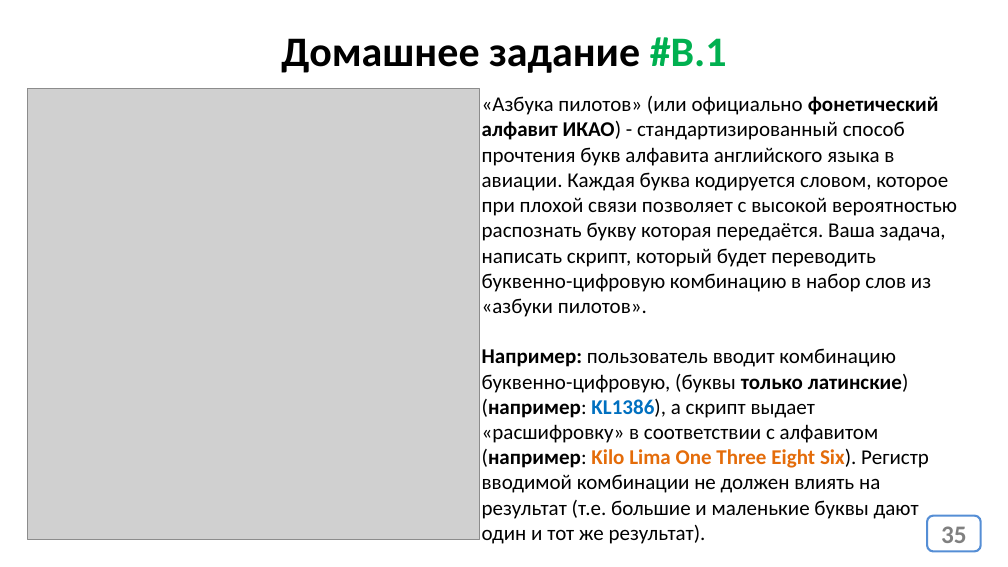
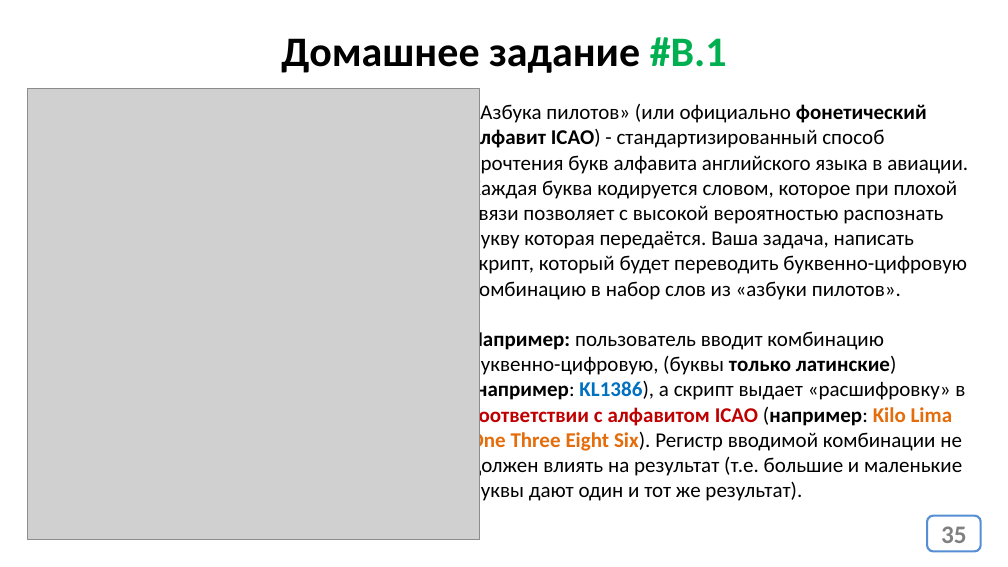
Before and after one commit to js-14-ort-dnipro/lesson02, a slide deck: slide 35 of lesson02.pptx. Drawn at 1008x567 pixels with LibreOffice and Linux fonts; fonts in the diff are those of the drawing; grey boxes stand for pictures. Boxes give left, top, right and bottom in pixels: in the first picture for what was removed or moved away, otherwise in the second. Text is boxed around its words. In the diff, an @@ line names an element or a change of style, - is before the commit and + after.

```diff
--- a/lesson02.pptx
+++ b/lesson02.pptx
@@ text at bbox=[470, 102, 968, 504]: text changed @@
-«Азбука пилотов» (или официально фонетический алфавит ИКАО) - стандартизированный способ прочтения букв алфавита английского языка в авиации. Каждая буква кодируется словом, которое при плохой связи позволяет с высокой вероятностью распознать букву которая передаётся. Ваша задача, написать скрипт, который будет переводить буквенно-цифровую комбинацию в набор слов из «азбуки пилотов».
-Например: пользователь вводит комбинацию буквенно-цифровую, (буквы только латинские) (например: KL1386), а скрипт выдает «расшифровку» в соответствии с алфавитом (например: Kilo Lima One Three Eight Six). Регистр вводимой комбинации не должен влиять на результат (т.е. большие и маленькие буквы дают один и тот же результат).
+«Азбука пилотов» (или официально фонетический алфавит ICAO) - стандартизированный способ прочтения букв алфавита английского языка в авиации. Каждая буква кодируется словом, которое при плохой связи позволяет с высокой вероятностью распознать букву которая передаётся. Ваша задача, написать скрипт, который будет переводить буквенно-цифровую комбинацию в набор слов из «азбуки пилотов».
+Например: пользователь вводит комбинацию буквенно-цифровую, (буквы только латинские) (например: KL1386), а скрипт выдает «расшифровку» в соответствии с алфавитом ICAO (например: Kilo Lima One Three Eight Six). Регистр вводимой комбинации не должен влиять на результат (т.е. большие и маленькие буквы дают один и тот же результат).
```
Also in this commit, not shown: 6 other slides changed, 2 other files.
